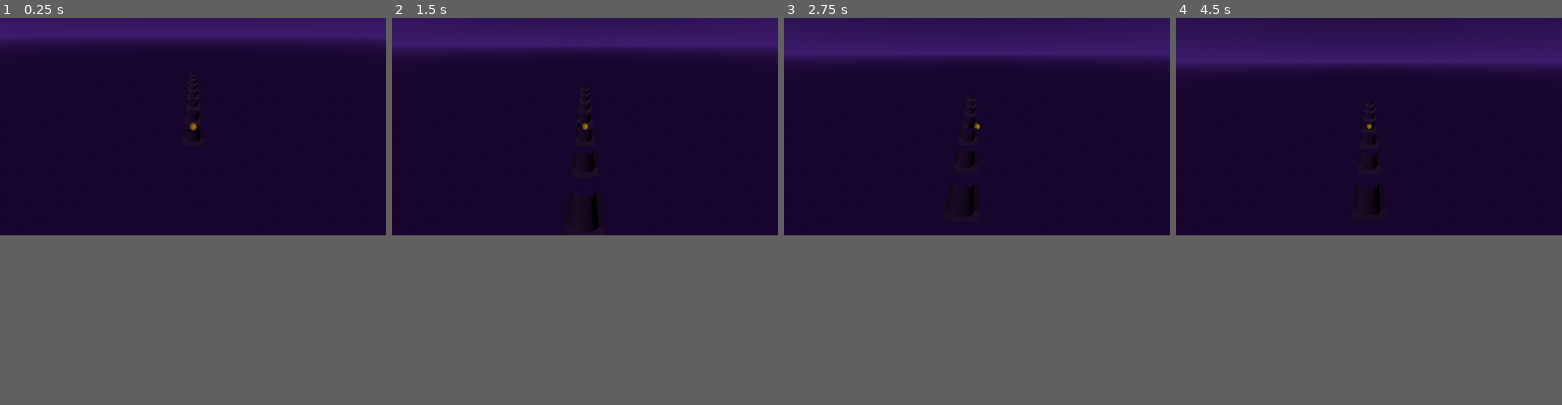
Above: before the commit, frames 1-4 (left to right).
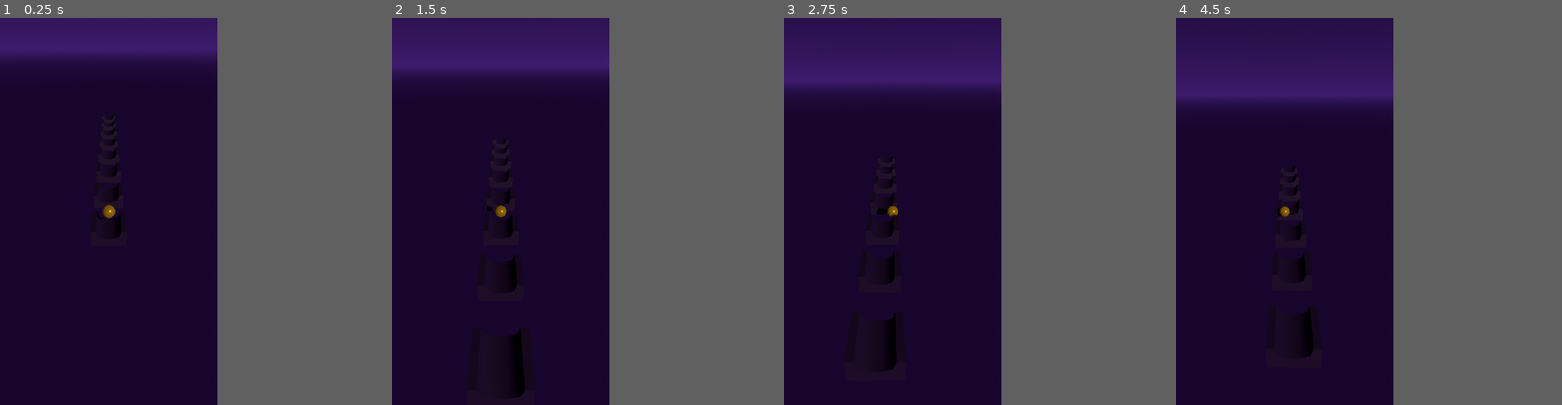
Above: after the commit, the same moments.

Repository: Ebrahassad/marble-rush
Game: Godot game, scene res://scenes/Main.tscn
The game is run twice, just before and just after one commit, with the same random seed, the same clock (stepped at 60 frames per second) and the same inputs.
Inputs (mouse positions are in pixels of both pictures, inside the frame that each line leads up to):
- Up to frame 1 (0.25 s): no input
- Up to frame 2 (1.5 s): move the mouse to (669, 114) at 0.52 s; click (669, 114) at 0.67 s; drag from (507, 137) to (565, 168) at 1.27 s
- Up to frame 3 (2.75 s): move the mouse to (1015, 79) at 2.02 s; click (1015, 79) at 2.17 s
- Up to frame 4 (4.5 s): drag from (1349, 168) to (1253, 95) at 2.77 s; move the mouse to (1484, 157) at 3.52 s; click (1484, 157) at 3.67 s; drag from (1253, 95) to (1311, 72) at 4.27 s
The window is 799x449 before the commit and 450x800 after it. Grey fills any space a smaller window leaves; there, only what the larger window draws over its background counts as a difference.

The runs differ from the first frame. In frame 1, 6.2% of the frame differs, in the area x 0-100%, y 0-57%; in frame 2, 9.1%; in frame 3, 10%; in frame 4, 12%, in the area x 0-100%, y 0-88%.

Commit message:
Fix viewport scaling for portrait screens and cap ball speed for endless track

Diff:
--- a/project.godot
+++ b/project.godot
@@ -22,3 +22,8 @@
 [autoload]
 
 ThemeManager="*res://scripts/theme_manager.gd"
+
+window/size/viewport_width=1080
+window/size/viewport_height=1920
+window/stretch/mode="canvas_items"
+window/stretch/aspect="expand"
--- a/scripts/ball_controller.gd
+++ b/scripts/ball_controller.gd
@@ -1,6 +1,7 @@
 extends RigidBody3D
 
 @export var forward_speed: float = 6.0
+@export var max_forward_speed: float = 14.0
 @export var steer_force: float = 12.0
 @export var jump_impulse: float = 6.0
 @export var fast_fall_force: float = 25.0
@@ -33,7 +34,8 @@
 		_apply_material_recursive(child, mat)
 
 func _physics_process(delta: float) -> void:
-	apply_central_force(Vector3(0, 0, -forward_speed * mass))
+	if linear_velocity.z > -max_forward_speed:
+		apply_central_force(Vector3(0, 0, -forward_speed * mass))
 
 	if global_position.x > lane_limit:
 		apply_central_force(Vector3(-steer_force * mass, 0, 0))
